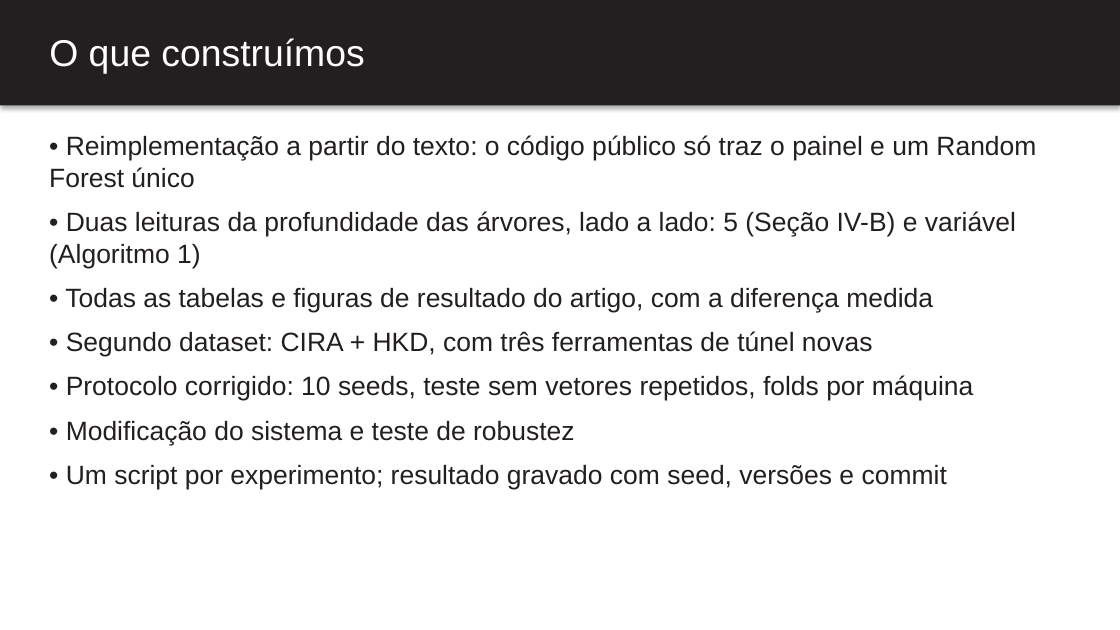
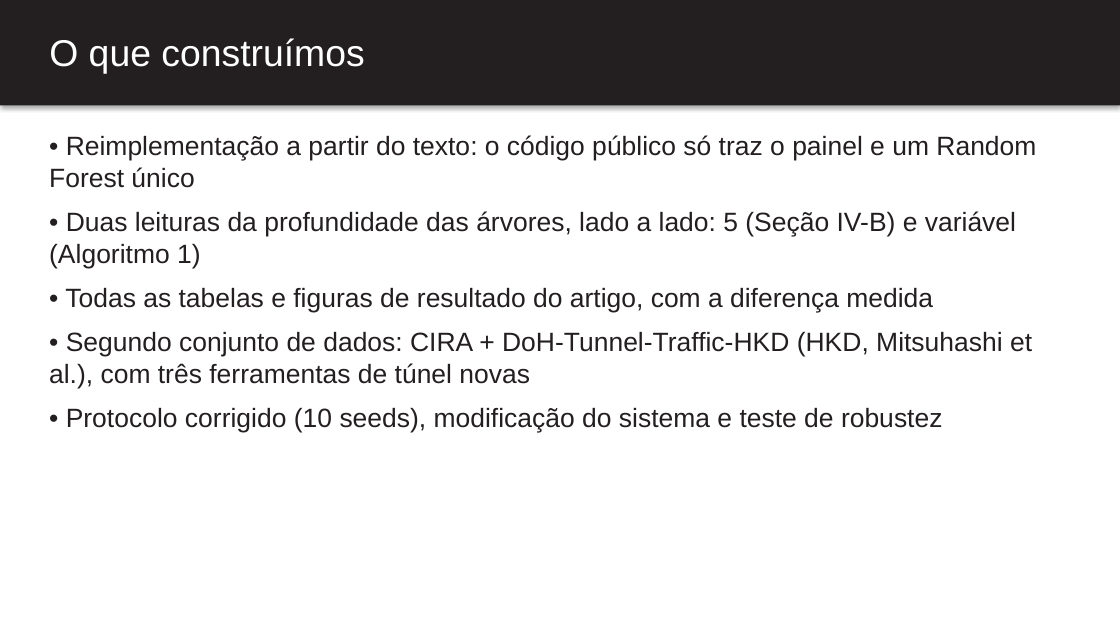
Before and after one commit to BrenoRev/Tecnicas_Ataque_Deteccao_Intrusao, a slide deck: slide 3 of project/report/apresentacao.pptx. Drawn at 1120x630 pixels with LibreOffice and Linux fonts; fonts in the diff are those of the drawing. Boxes give left, top, right and bottom in pixels: in the first picture for what was removed or moved away, otherwise in the second. Text is boxed around its words. In the diff, an @@ line names an element or a change of style, - is before the commit and + after.

```diff
--- a/project/report/apresentacao.pptx
+++ b/project/report/apresentacao.pptx
@@ text at (x1=49, y1=332, x2=1032, y2=433): text changed @@
-• Segundo dataset: CIRA + HKD, com três ferramentas de túnel novas
-• Protocolo corrigido: 10 seeds, teste sem vetores repetidos, folds por máquina
-• Modificação do sistema e teste de robustez
-• Um script por experimento; resultado gravado com seed, versões e commit
+• Segundo conjunto de dados: CIRA + DoH-Tunnel-Traffic-HKD (HKD, Mitsuhashi et al.), com três ferramentas de túnel novas
+• Protocolo corrigido (10 seeds), modificação do sistema e teste de robustez
```
Also in this commit, not shown: 10 other slides changed, 1 other file.
